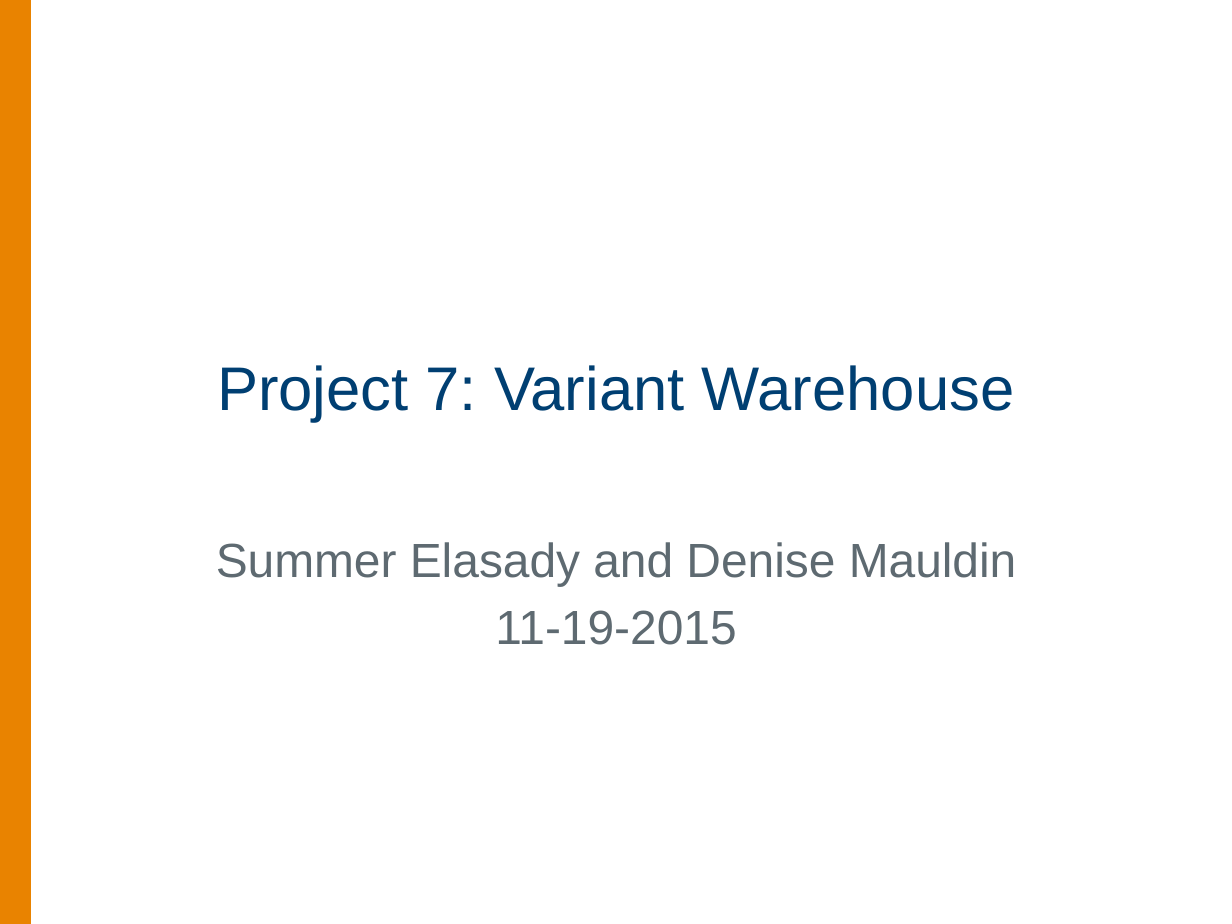
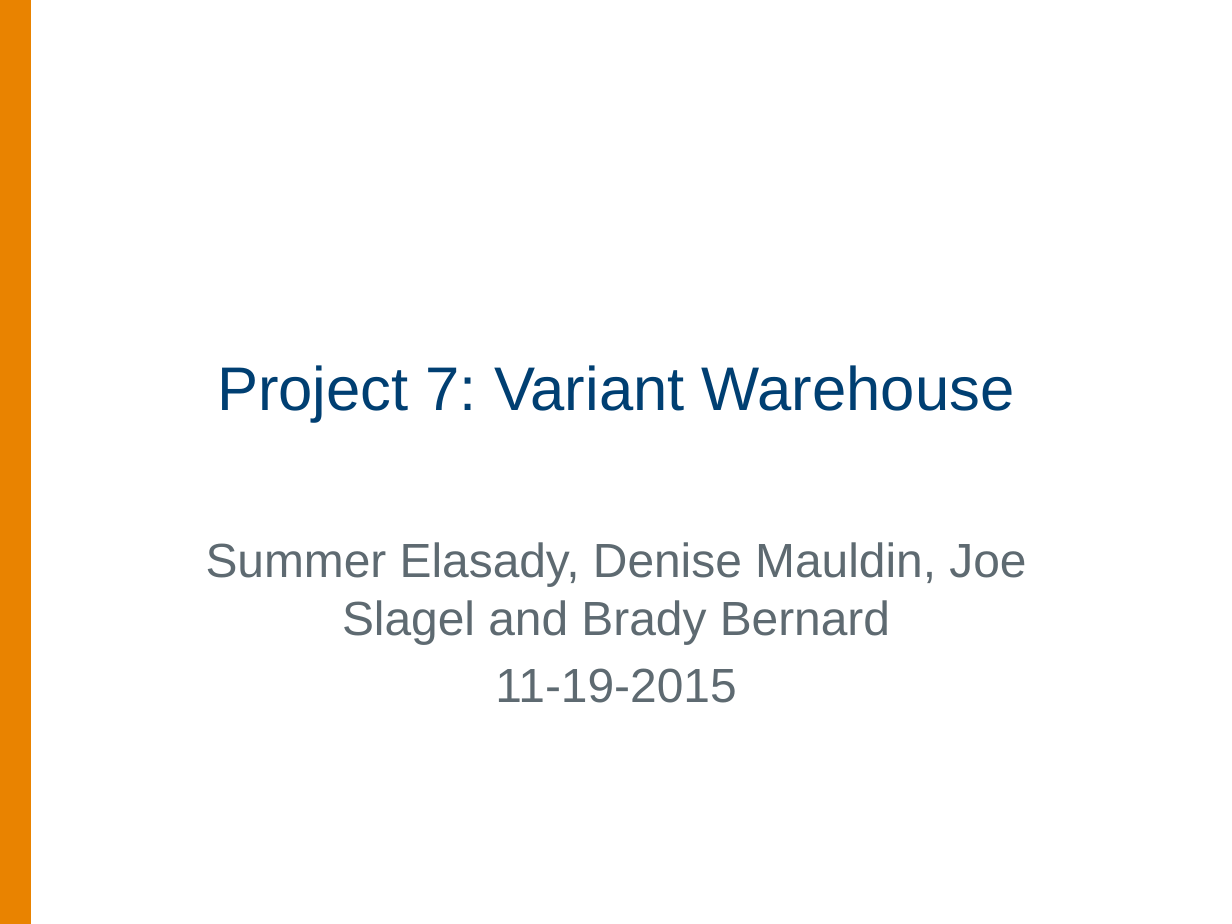
Before and after one commit to summerela/impala_scripts, a slide deck: slide 1 of training/ITMI_Impala_Training_2015.pptx. Drawn at 1232x924 pixels with LibreOffice and Linux fonts; fonts in the diff are those of the drawing; background and template pictures are left out. Boxes give left, top, right and bottom in pixels: in the first picture for what was removed or moved away, otherwise in the second. Text is boxed around its words. In the diff, an @@ line names an element or a change of style, - is before the commit and + after.

```diff
--- a/training/ITMI_Impala_Training_2015.pptx
+++ b/training/ITMI_Impala_Training_2015.pptx
@@ subtitle at (206,542,1026,644): text changed @@
-Summer Elasady and Denise Mauldin
+Summer Elasady, Denise Mauldin, Joe Slagel and Brady Bernard
```
Also in this commit, not shown: 6 other slides changed, 5 slides added, 5 slides removed, 4 other files.
